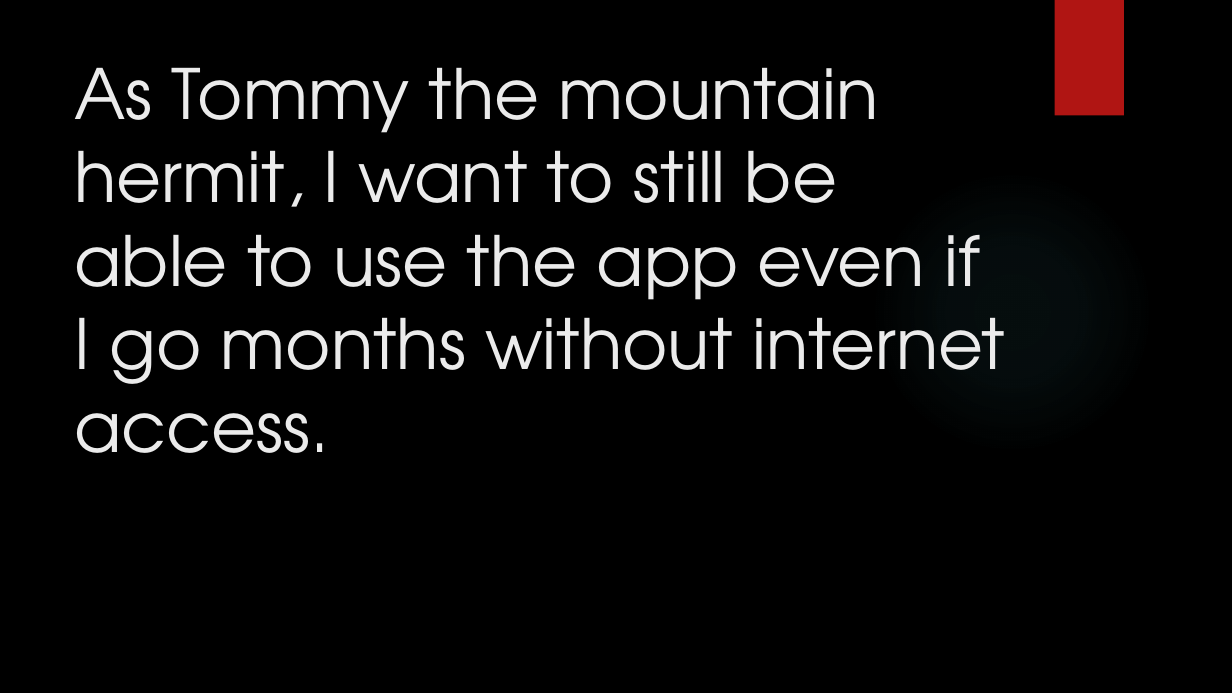
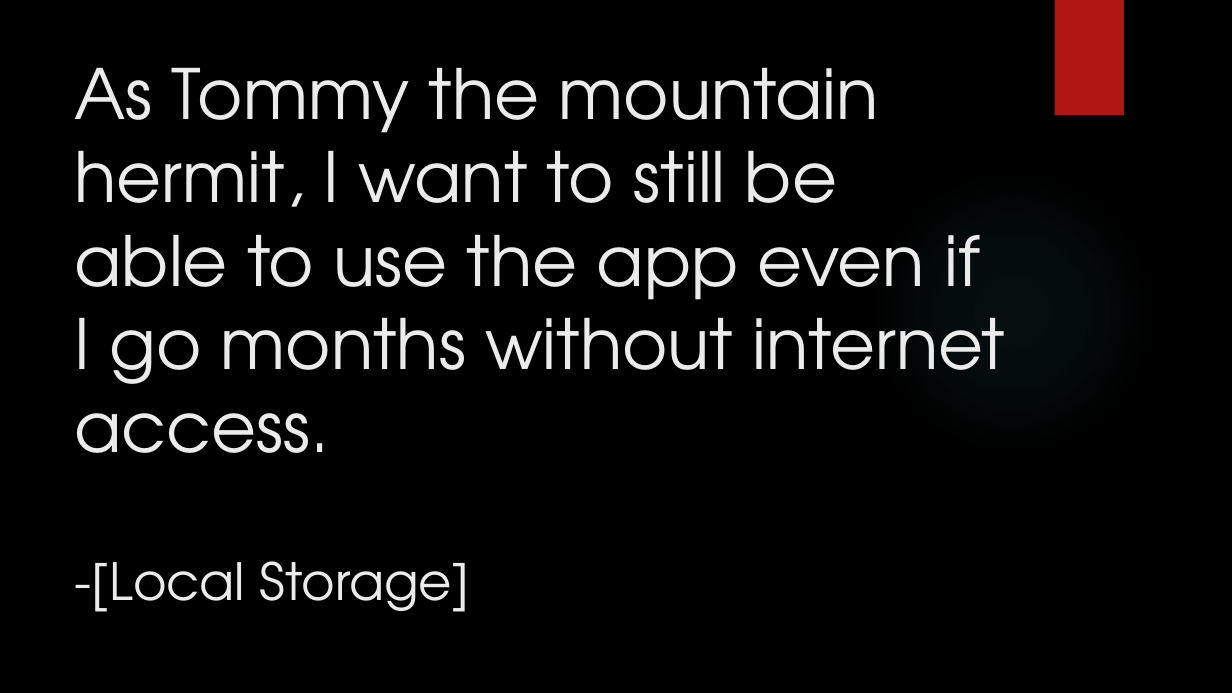
Before and after one commit to junmin-yee/Landmarked, a slide deck: slide 20 of Technology Presentation.pptx. Drawn at 1232x693 pixels with LibreOffice and Linux fonts; fonts in the diff are those of the drawing; background and template pictures are left out. Boxes give left, top, right and bottom in pixels: in the first picture for what was removed or moved away, otherwise in the second. Text is boxed around its words. In the diff, an @@ line names an element or a change of style, - is before the commit and + after.

```diff
--- a/Technology Presentation.pptx
+++ b/Technology Presentation.pptx
@@ title at box(75, 67, 1006, 612): text changed @@
-As Tommy the mountain hermit, I want to still be able to use the app even if I go months without internet access.
+As Tommy the mountain hermit, I want to still be able to use the app even if I go months without internet access.
+-[Local Storage]
```
Also in this commit, not shown: 14 other slides changed.
